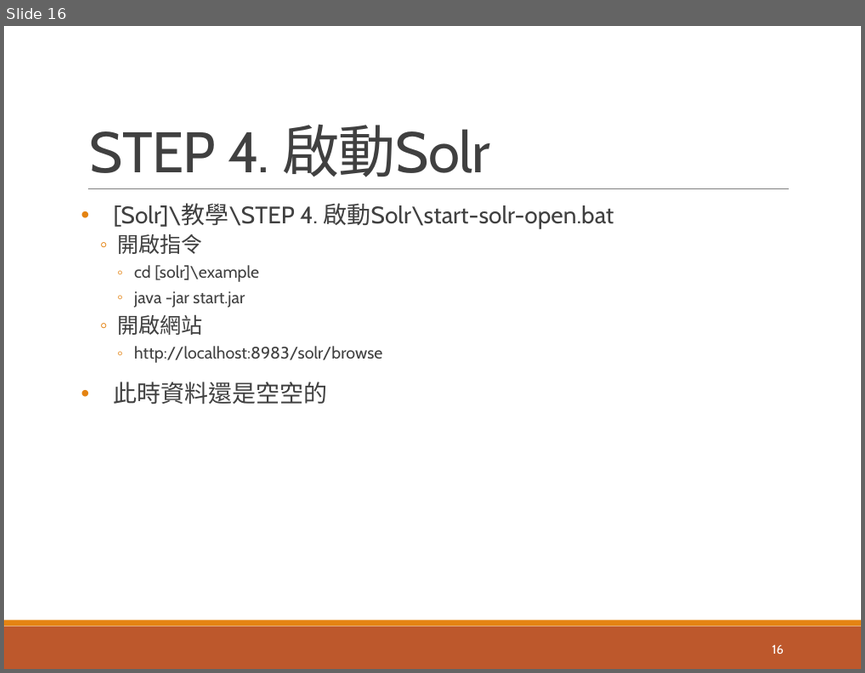
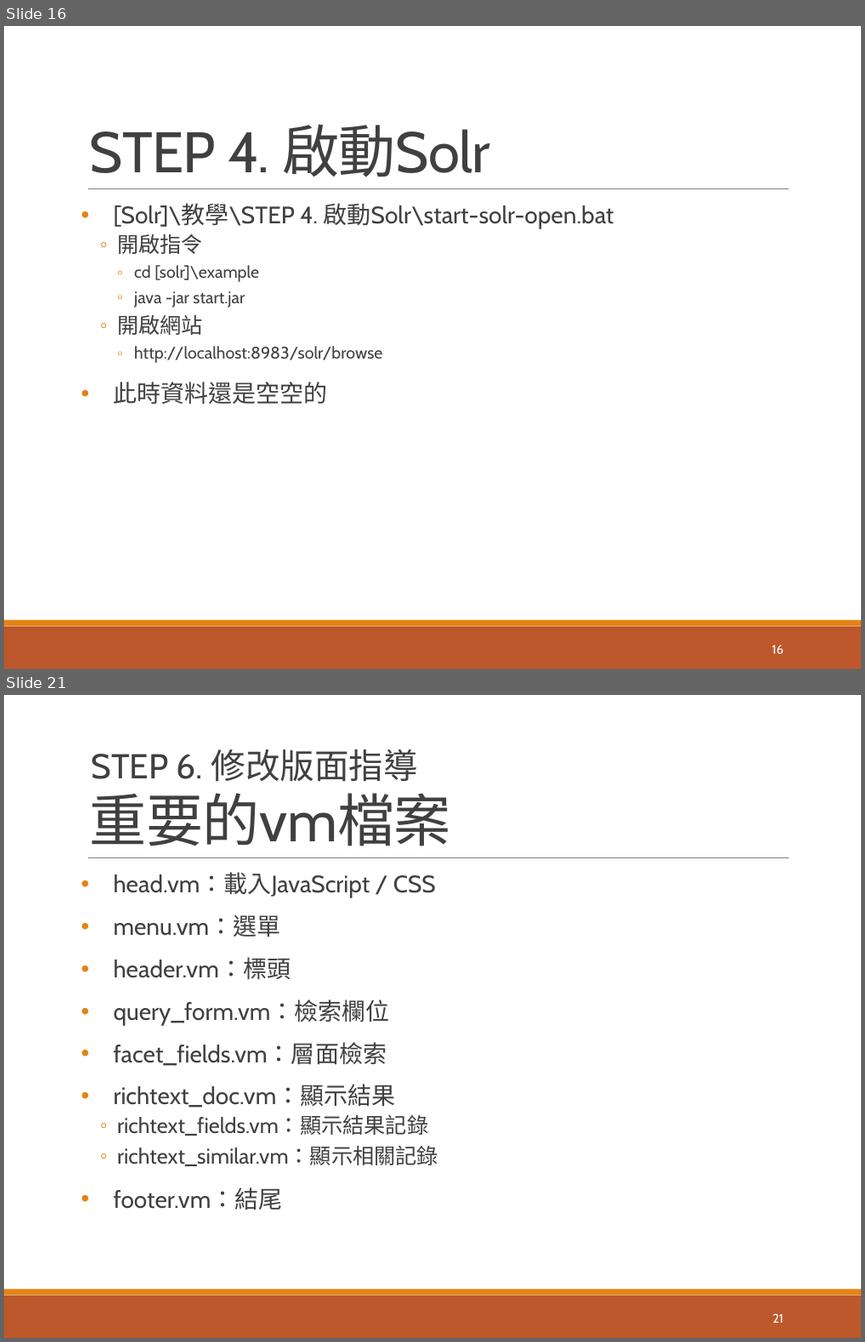
Before and after one commit to pulipulichen/ir-practice-solr, a slide deck: Apache Solr教學介紹.pptx. Shown one above the other, each under a label of ours: slide 16 before the commit, slides 16 and 21 after it; the slides between them are not shown. The pictures are 865x673 and 865x1342 pixels, drawn with LibreOffice and Linux fonts; fonts in the diff are those of the drawing. Boxes give left, top, right and bottom in pixels: in the first picture for what was removed or moved away, otherwise in the second. Text is boxed around its words. In the diff, an @@ line names an element or a change of style, - is before the commit and + after.

Commit message:
1216 大幅度修改版面細節

```diff
--- a/Apache Solr教學介紹.pptx
+++ b/Apache Solr教學介紹.pptx
@@ slide 21 added at [4, 695, 861, 1338], background #FFFFFF; not listed: 3 template elements that a slide beside it also shows @@
@@ text added at [92, 749, 418, 782], 29 pt, text #404040 @@
+STEP 6. 修改版面指導
@@ title added at [90, 793, 451, 846], 48 pt, text #404040 @@
+重要的vm檔案
@@ text added at [114, 873, 438, 1210], 20 pt, text #404040 @@
+• head.vm：載入JavaScript / CSS
+• menu.vm：選單
+• header.vm：標頭
+• query_form.vm：檢索欄位
+• facet_fields.vm：層面檢索
+• richtext_doc.vm：顯示結果
+  ◦ richtext_fields.vm：顯示結果記錄
+  ◦ richtext_similar.vm：顯示相關記錄
+• footer.vm：結尾
@@ page number added at [772, 1313, 783, 1322], 10.5 pt, text #FFFFFF @@
+21
```
Also in this commit, not shown: 6 slides changed, 6 other slides added, 19 other files.
